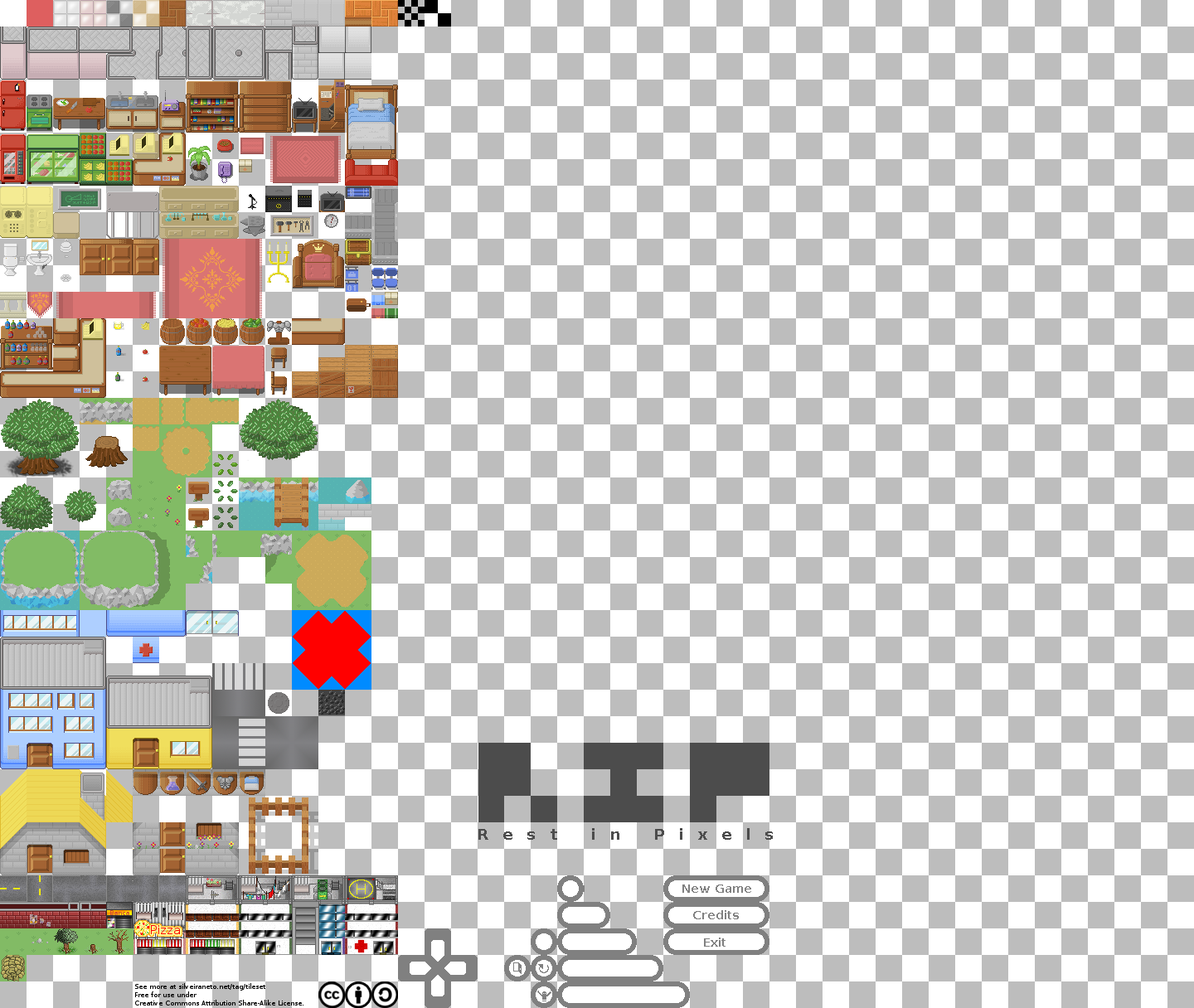
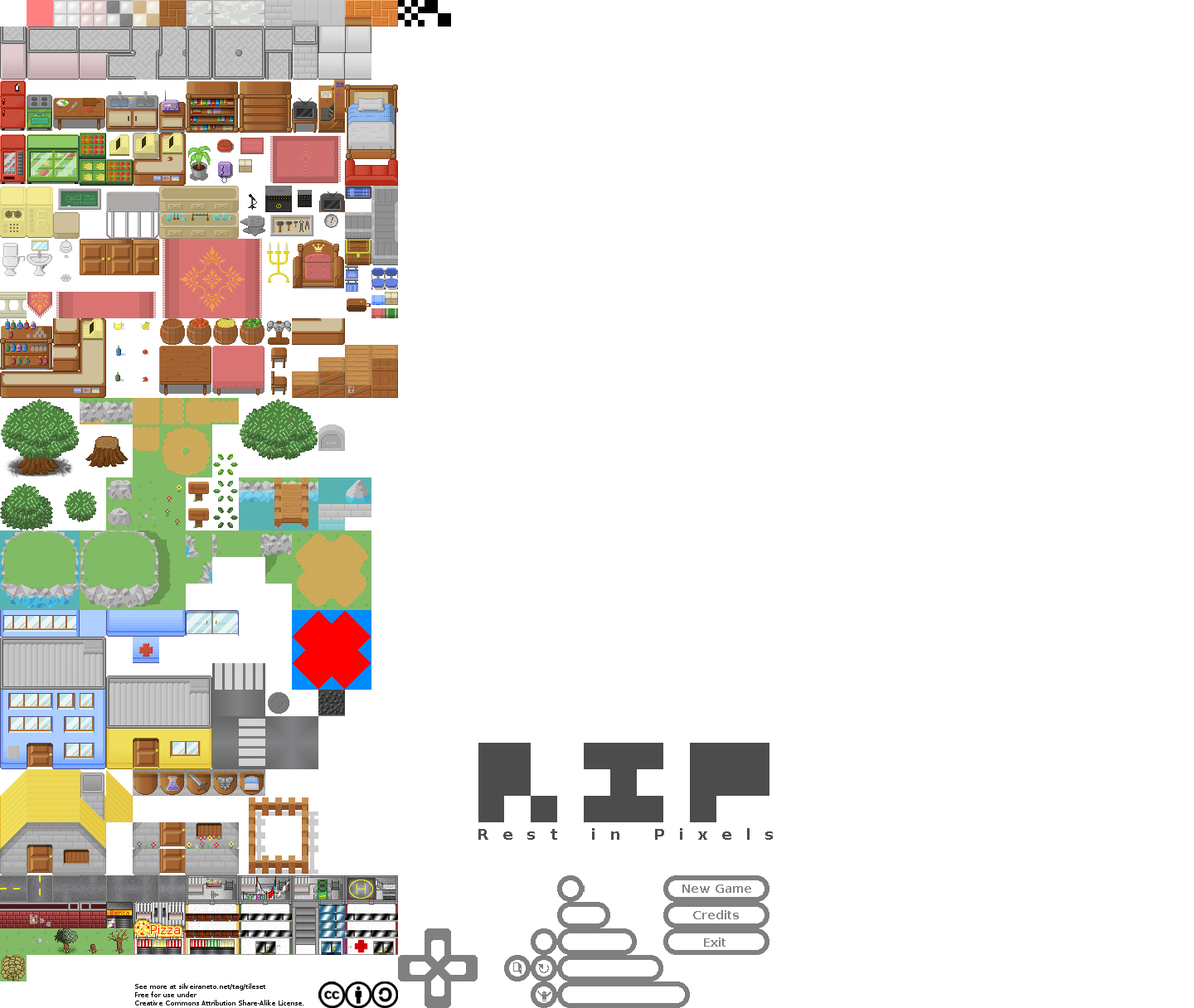
Layer changes from the first 1194×1008 image to the second:
painted on "Background" over (318, 424, 345, 451)
hid "chess" over (0, 0, 1194, 1008)
